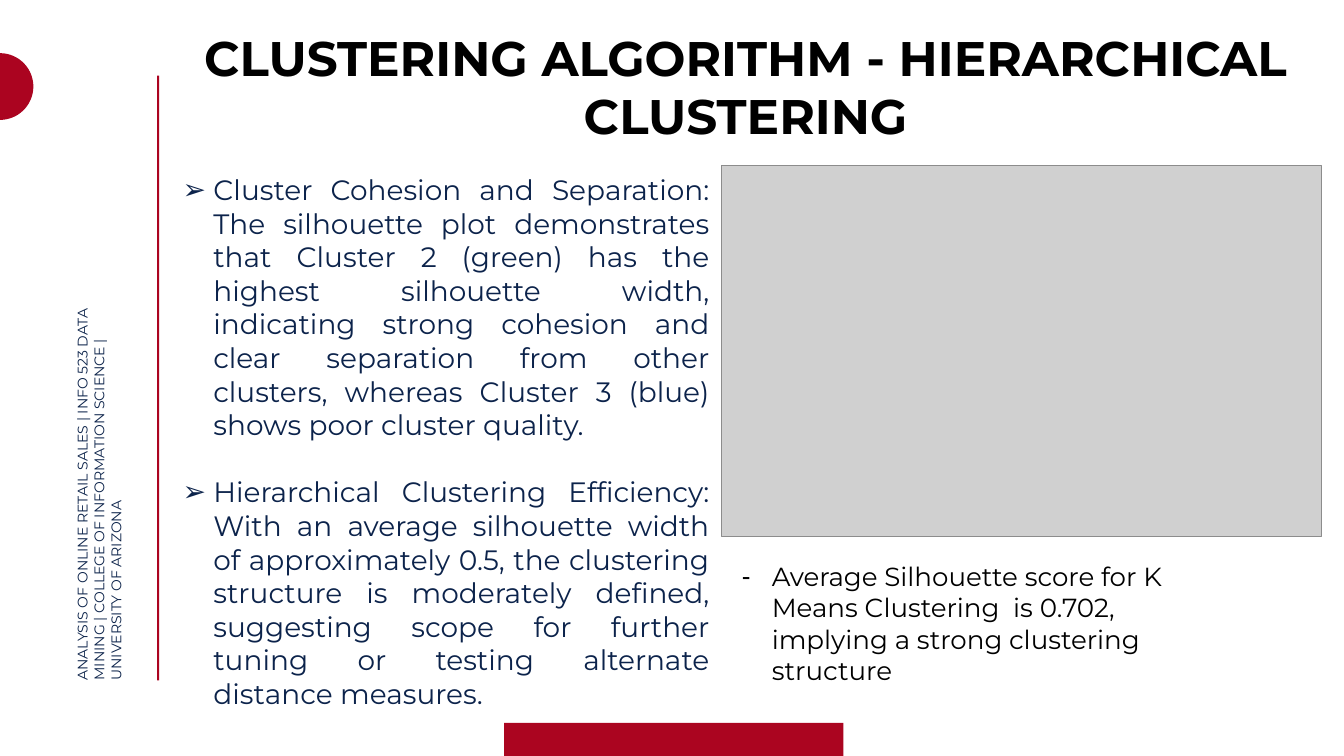
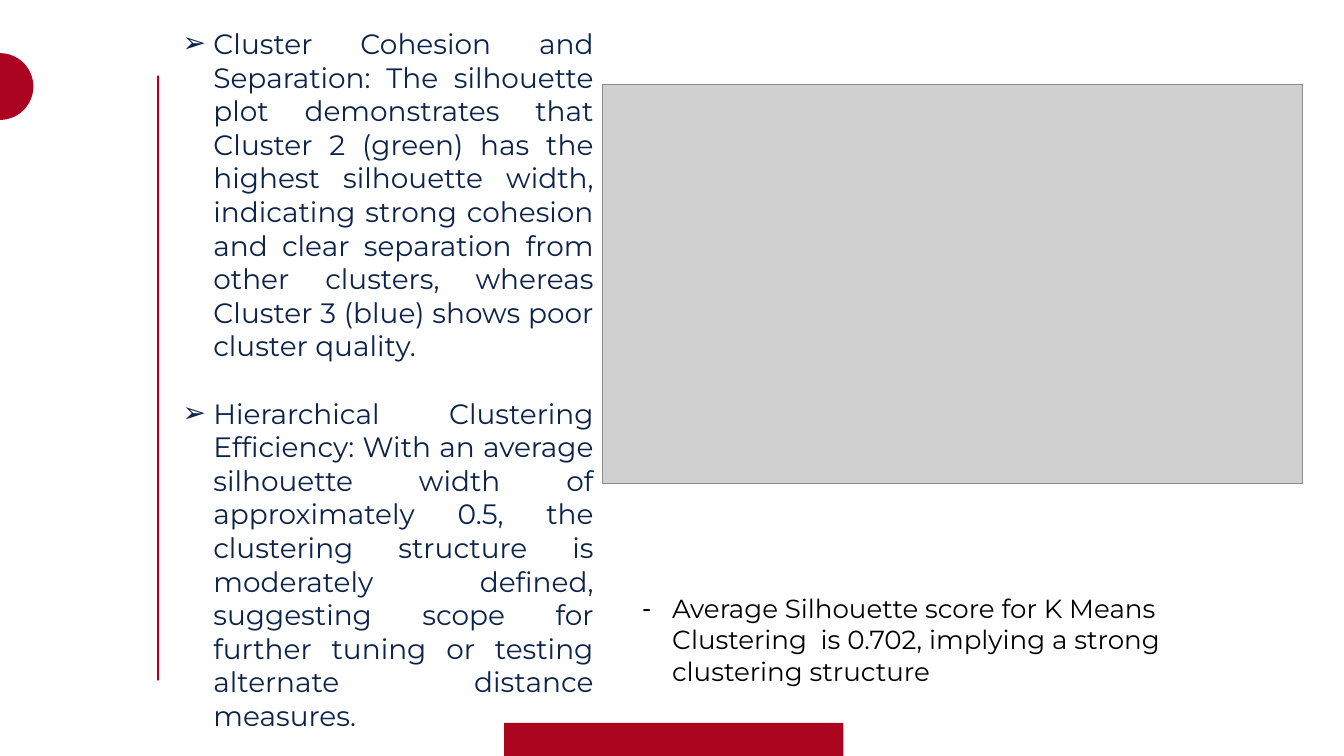
Before and after one commit to praagnya08/INFO-523, a slide deck: slide 15 of INFO 523 DATA MINING PRESENTATION GROUP 6.pptx (slide 13 before the commit). Drawn at 1344x756 pixels with LibreOffice and Linux fonts; fonts in the diff are those of the drawing; grey boxes stand for pictures; background and template pictures are left out. Boxes give left, top, right and bottom in pixels: in the first picture for what was removed or moved away, otherwise in the second. Text is boxed around its words. In the diff, an @@ line names an element or a change of style, - is before the commit and + after.

```diff
--- a/INFO 523 DATA MINING PRESENTATION GROUP 6.pptx
+++ b/INFO 523 DATA MINING PRESENTATION GROUP 6.pptx
@@ text "Cluster Cohesion and Separation: The ..." rewrapped from <box>213,179,710,676</box> to <box>213,33,594,726</box> @@
@@ text removed at <box>204,41,1287,135</box> @@
-CLUSTERING ALGORITHM - HIERARCHICAL CLUSTERING
@@ picture: place and size @@
-picture at <box>722,166,1322,536</box>
+picture at <box>602,84,1302,484</box>
@@ text removed at <box>72,311,125,679</box> @@
-ANALYSIS OF ONLINE RETAIL SALES | INFO 523 DATA MINING | COLLEGE OF INFORMATION SCIENCE | UNIVERSITY OF ARIZONA
@@ text "Average Silhouette score for K ..." rewrapped from <box>772,566,1162,680</box> to <box>672,598,1159,687</box> @@
```
Also in this commit, not shown: 6 other slides changed, 5 slides added.
